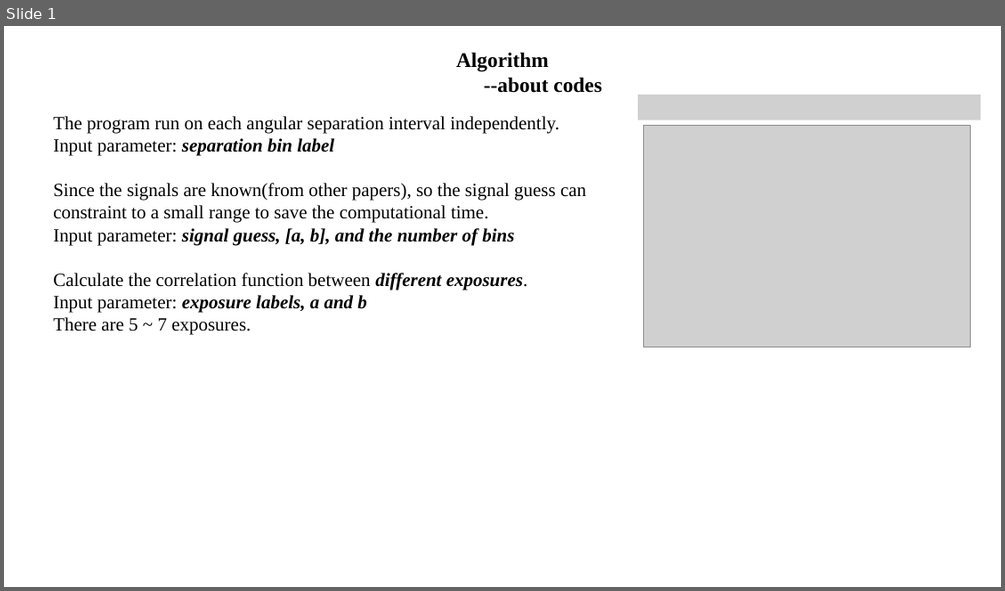
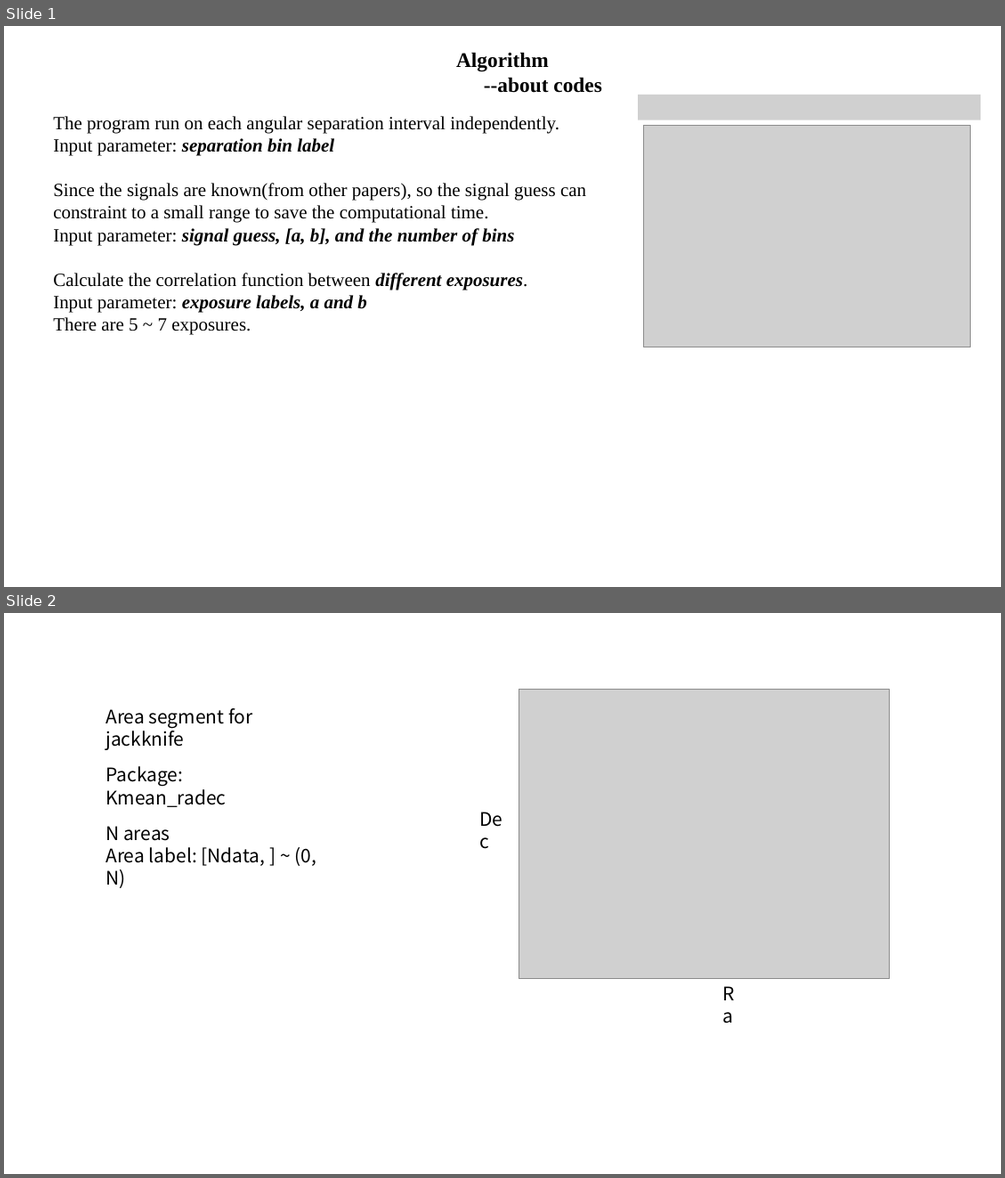
Before and after one commit to hekunlie/astrophy-research, a slide deck: correlation/Notes/2D_Correlation.pptx. Shown one above the other, each under a label of ours: slide 1 before the commit, slides 1 and 2 after it. The pictures are 1005x591 and 1005x1178 pixels, drawn with LibreOffice and Linux fonts; fonts in the diff are those of the drawing; grey boxes stand for pictures. Boxes give left, top, right and bottom in pixels: in the first picture for what was removed or moved away, otherwise in the second. Text is boxed around its words. In the diff, an @@ line names an element or a change of style, - is before the commit and + after.

```diff
--- a/correlation/Notes/2D_Correlation.pptx
+++ b/correlation/Notes/2D_Correlation.pptx
@@ slide 2 added at (4,613,1001,1174), background #FFFFFF @@
@@ picture added at (518,690,889,979) @@
@@ text added at (105,708,252,750), 18 pt, text #000000 @@
+Area segment for jackknife
@@ text added at (105,766,226,807), 18 pt, text #000000 @@
+Package: Kmean_radec
@@ text added at (105,826,316,888), 18 pt, text #000000 @@
+N areas
+Area label: [Ndata, ] ~ (0, N)
@@ text added at (472,803,518,834), 18 pt, text #000000 @@
+Dec
@@ text added at (715,979,751,1008), 18 pt, text #000000 @@
+Ra
```
Also in this commit, not shown: 2 other slides added, 3 slides removed, 9 other files.
